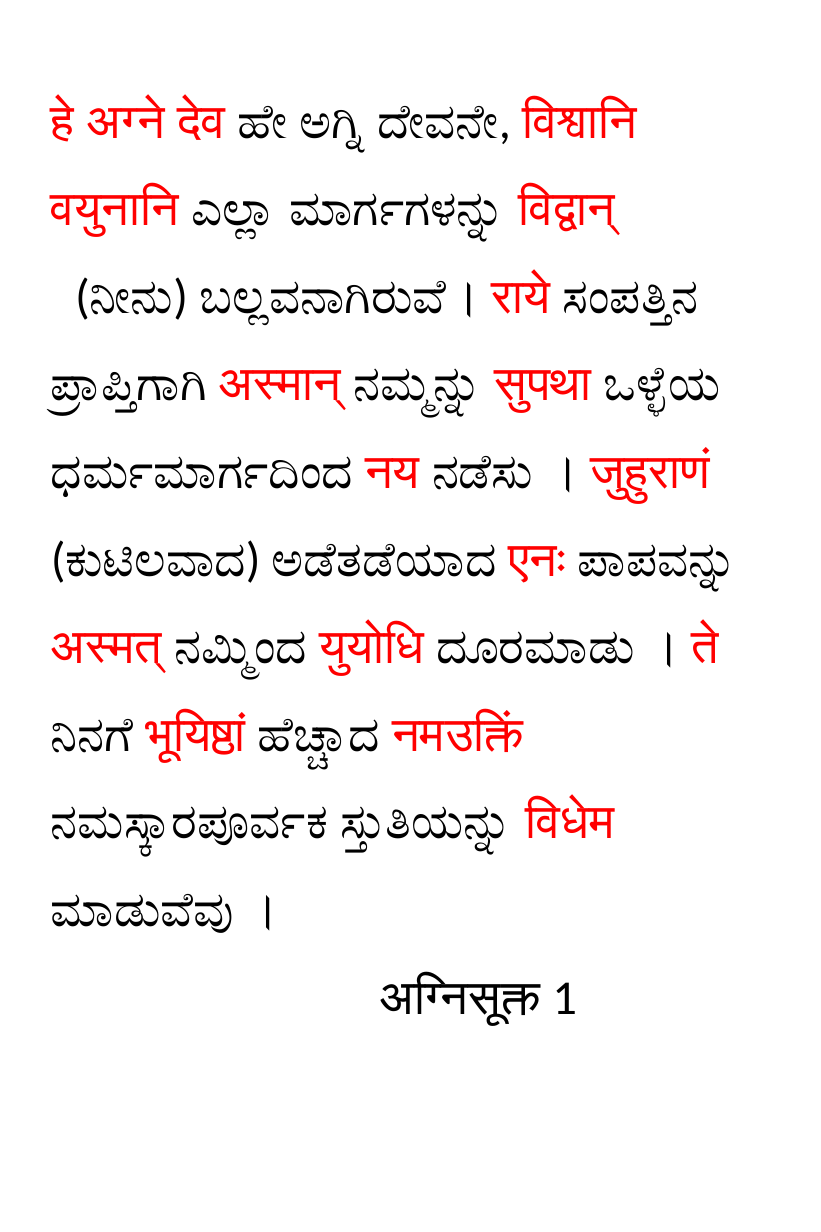
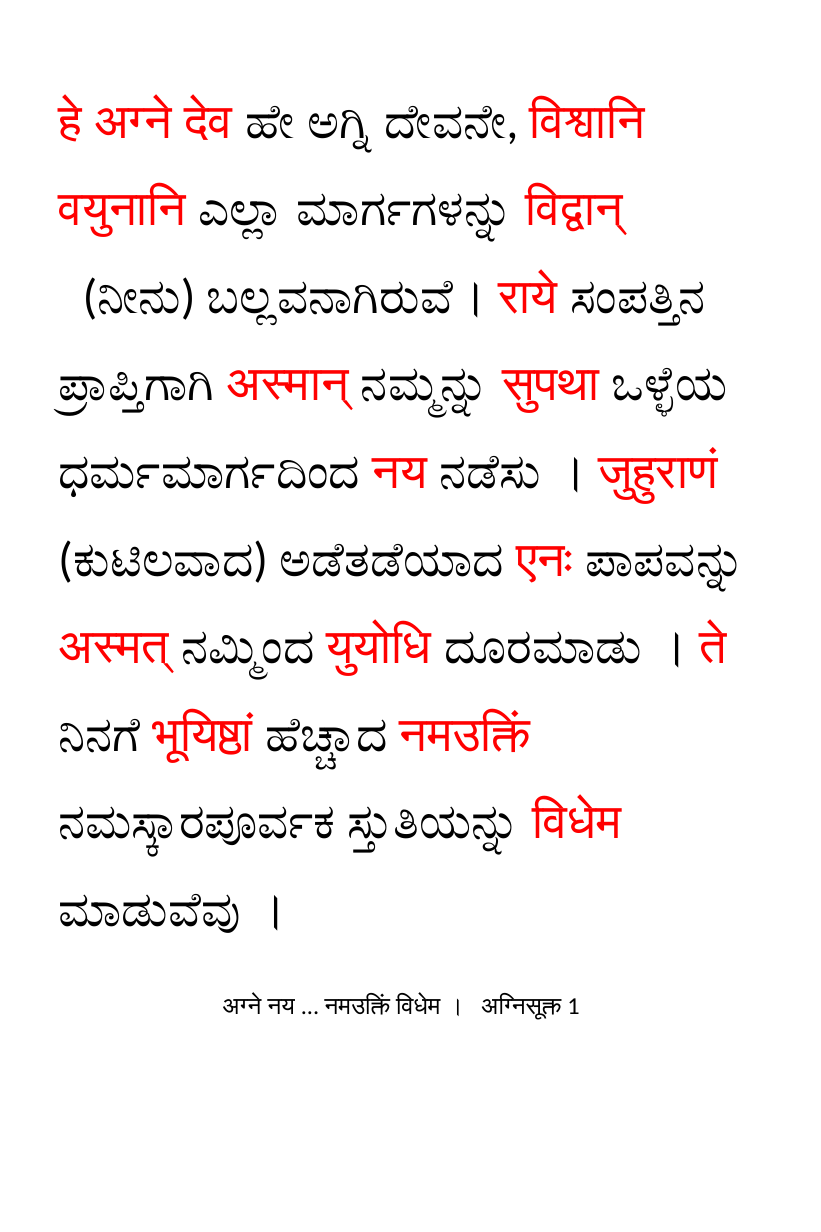
Before and after one commit to GIRISHVBHAGWAT/MY_Documents, a slide deck: slide 1 of Sookta_Artha/agni_sookta.pptx. Drawn at 821x1232 pixels with LibreOffice and Linux fonts; fonts in the diff are those of the drawing; background and template pictures are left out. Boxes give left, top, right and bottom in pixels: in the first picture for what was removed or moved away, otherwise in the second. Text is boxed around its words. In the diff, an @@ line names an element or a change of style, - is before the commit and + after.

```diff
--- a/Sookta_Artha/agni_sookta.pptx
+++ b/Sookta_Artha/agni_sookta.pptx
@@ title at [58,99,727,1020]: text changed @@
-हे अग्ने देव ಹೇ ಅಗ್ನಿ ದೇವನೇ, विश्वानि वयुनानि ಎಲ್ಲಾ ಮಾರ್ಗಗಳನ್ನು विद्वान् (ನೀನು) ಬಲ್ಲವನಾಗಿರುವೆ। राये ಸಂಪತ್ತಿನ ಪ್ರಾಪ್ತಿಗಾಗಿ अस्मान् ನಮ್ಮನ್ನು सुपथा ಒಳ್ಳೆಯ ಧರ್ಮಮಾರ್ಗದಿಂದ नय ನಡೆಸು । जुहुराणं (ಕುಟಿಲವಾದ) ಅಡೆತಡೆಯಾದ एनः ಪಾಪವನ್ನು अस्मत् ನಮ್ಮಿಂದ युयोधि ದೂರಮಾಡು । ते ನಿನಗೆ भूयिष्ठां ಹೆಚ್ಚಾದ नमउक्तिं ನಮಸ್ಕಾರಪೂರ್ವಕ ಸ್ತುತಿಯನ್ನು विधेम ಮಾಡುವೆವು ।
-अग्निसूक्त 1
+हे अग्ने देव ಹೇ ಅಗ್ನಿ ದೇವನೇ, विश्वानि वयुनानि ಎಲ್ಲಾ ಮಾರ್ಗಗಳನ್ನು विद्वान् (ನೀನು) ಬಲ್ಲವನಾಗಿರುವೆ। राये ಸಂಪತ್ತಿನ ಪ್ರಾಪ್ತಿಗಾಗಿ अस्मान् ನಮ್ಮನ್ನು सुपथा ಒಳ್ಳೆಯ ಧರ್ಮಮಾರ್ಗದಿಂದ नय ನಡೆಸು । जुहुराणं (ಕುಟಿಲವಾದ) ಅಡೆತಡೆಯಾದ एनः ಪಾಪವನ್ನು अस्मत् ನಮ್ಮಿಂದ युयोधि ದೂರಮಾಡು । ते ನಿನಗೆ भूयिष्ठां ಹೆಚ್ಚಾದ नमउक्तिं ನಮಸ್ಕಾರಪೂರ್ವಕ ಸ್ತುತಿಯನ್ನು विधेम ಮಾಡುವೆವು ।
+अग्ने नय ... नमउक्तिं विधेम । अग्निसूक्त 1
```
Also in this commit, not shown: 3 other slides changed, 6 other files.
